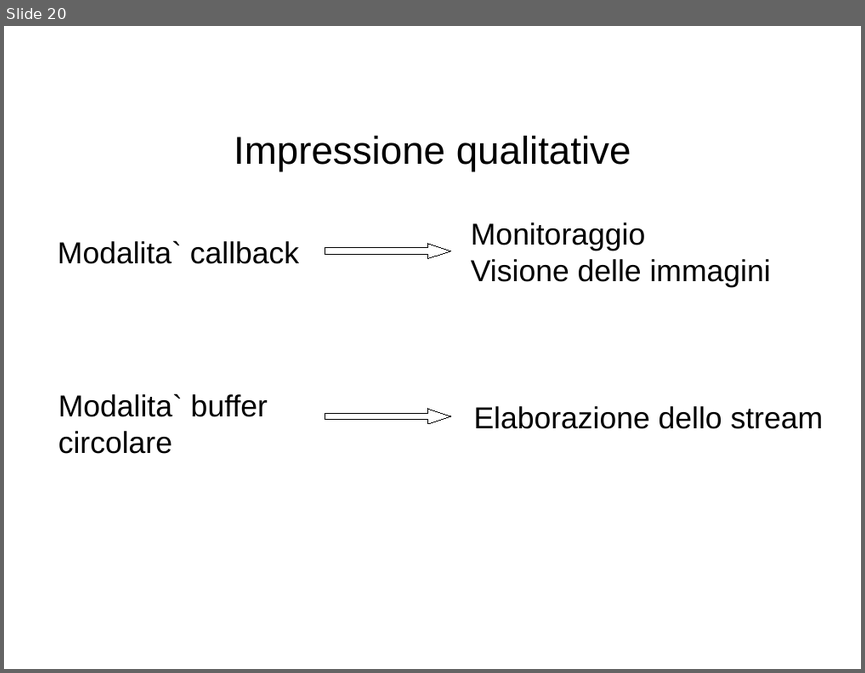
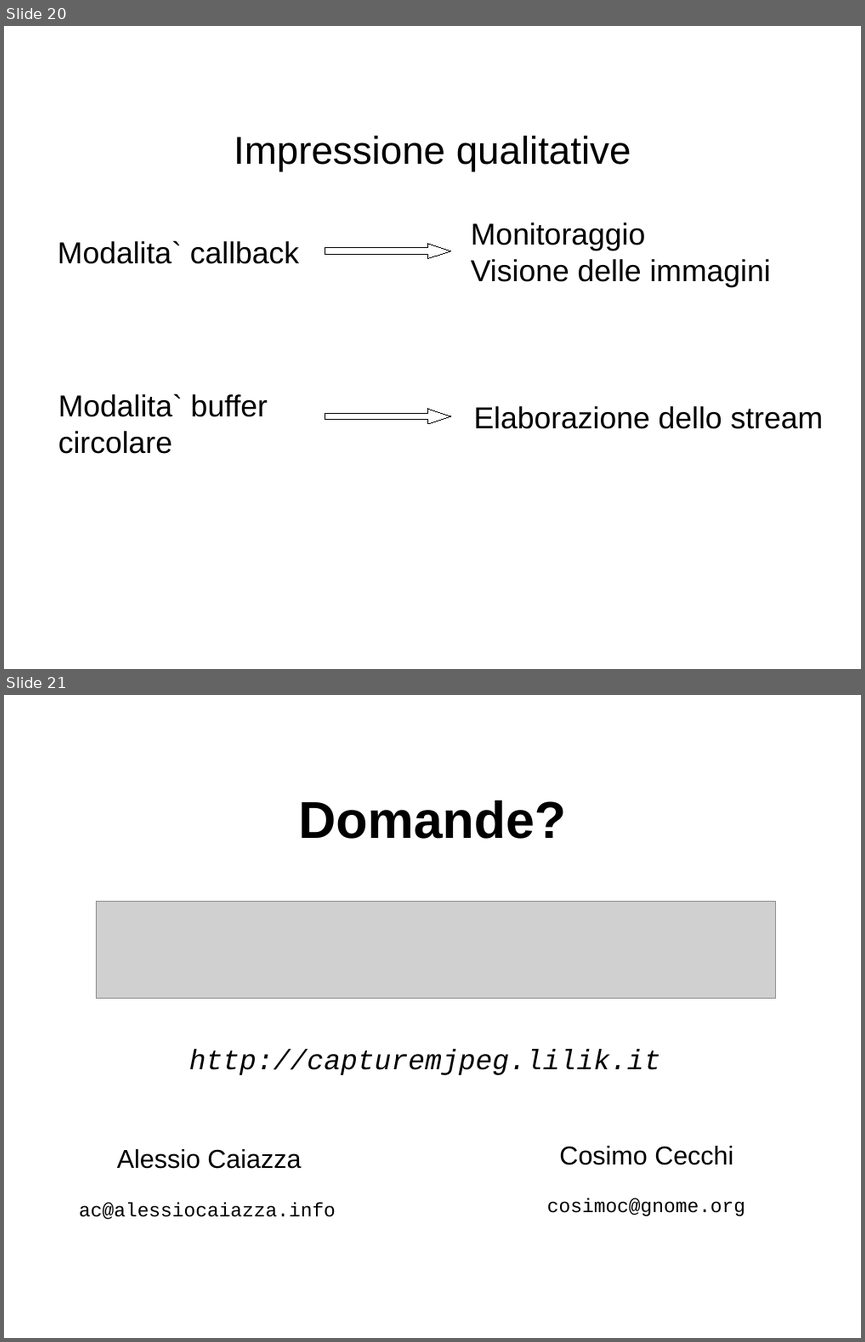
Before and after one commit to nolith/CaptureMJPEG, a slide deck: docs/presentazione.odp. Shown one above the other, each under a label of ours: slide 20 before the commit, slides 20 and 21 after it. The pictures are 865x673 and 865x1342 pixels, drawn with LibreOffice and Linux fonts; fonts in the diff are those of the drawing; grey boxes stand for pictures; background and template pictures are left out. Boxes give left, top, right and bottom in pixels: in the first picture for what was removed or moved away, otherwise in the second. Text is boxed around its words. In the diff, an @@ line names an element or a change of style, - is before the commit and + after.

Commit message:
Fixed some other details.

```diff
--- a/docs/presentazione.odp
+++ b/docs/presentazione.odp
@@ slide 21 added at (4,695,861,1338), background #FFFFFF @@
@@ title added at (298,800,566,839), 48 pt, text #000000, bold @@
+Domande?
@@ picture added at (96,901,776,998) @@
@@ text added at (189,1049,661,1075), 26 pt, text #000000, italic @@
+http://capturemjpeg.lilik.it
@@ text added at (79,1149,336,1219), 18 pt, text #000000 @@
+Alessio Caiazza
+ac@alessiocaiazza.info
@@ text added at (547,1145,745,1216), 18 pt, text #000000 @@
+Cosimo Cecchi
+cosimoc@gnome.org
```
